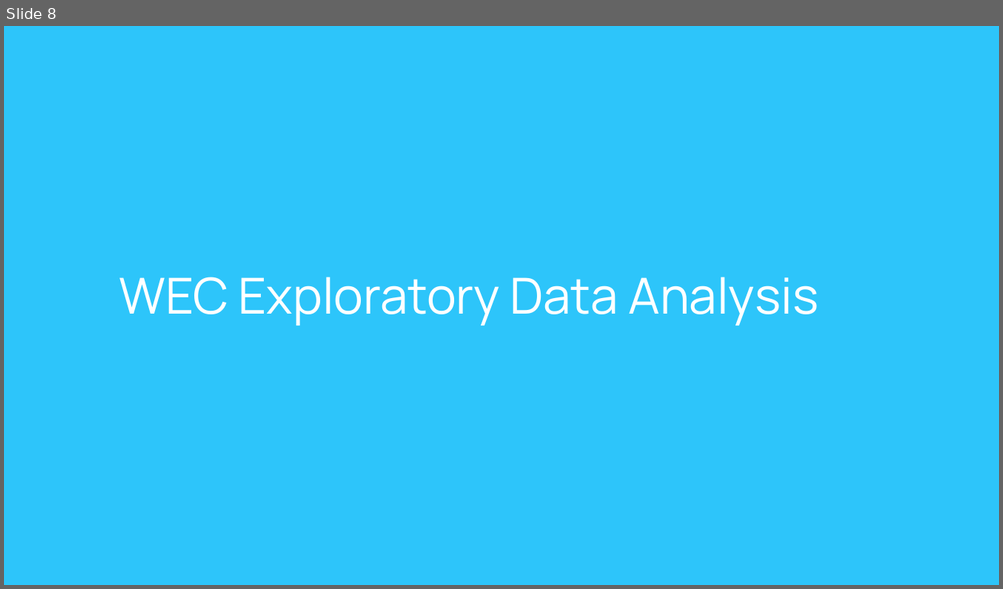
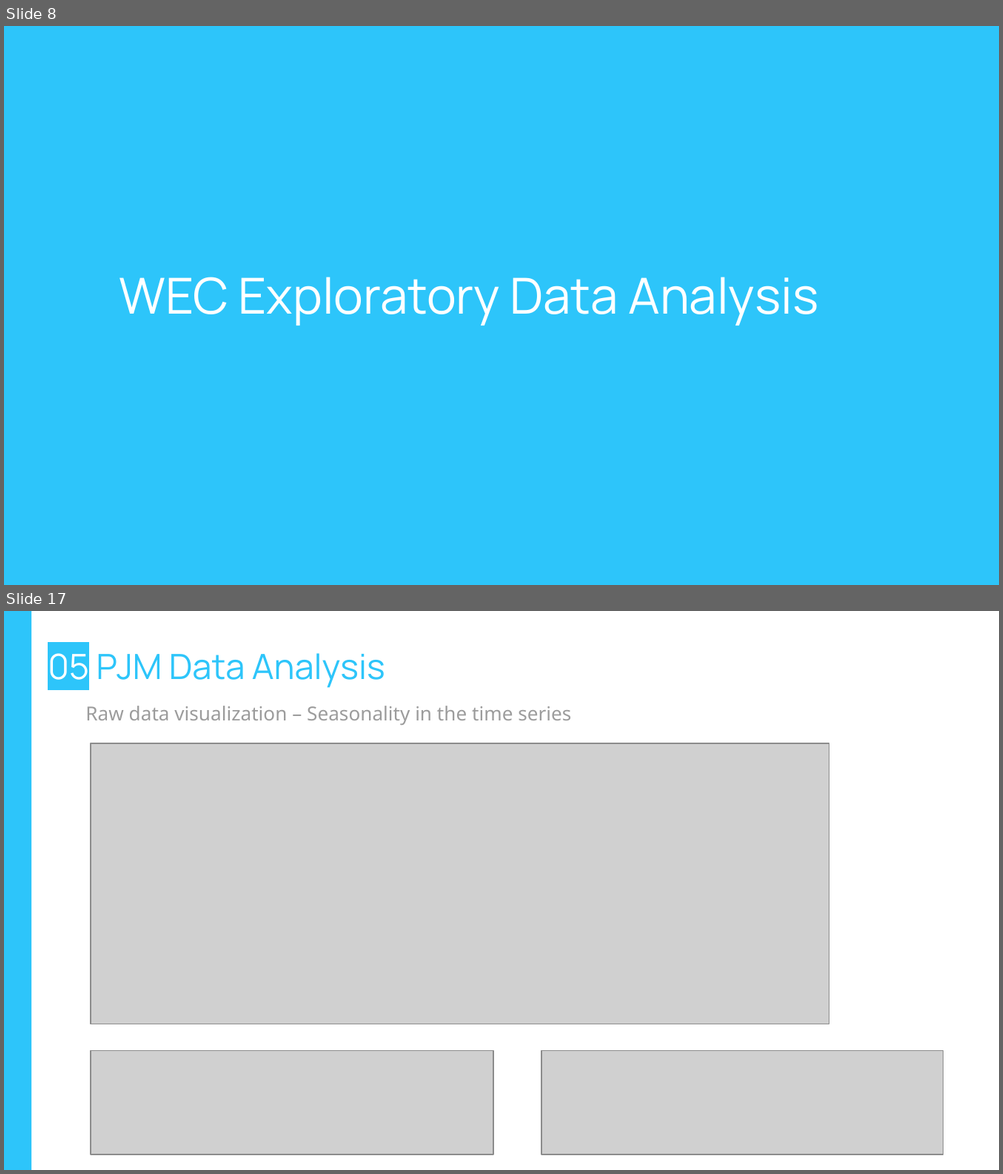
Before and after one commit to Edoardo1996/iornhack-final-project, a slide deck: pres/Ironhac-final-project.pptx. Shown one above the other, each under a label of ours: slide 8 before the commit, slides 8 and 17 after it; the slides between them are not shown. The pictures are 1003x589 and 1003x1174 pixels, drawn with LibreOffice and Linux fonts; fonts in the diff are those of the drawing; grey boxes stand for pictures; background and template pictures are left out. Boxes give left, top, right and bottom in pixels: in the first picture for what was removed or moved away, otherwise in the second. Text is boxed around its words. In the diff, an @@ line names an element or a change of style, - is before the commit and + after.

```diff
--- a/pres/Ironhac-final-project.pptx
+++ b/pres/Ironhac-final-project.pptx
@@ slide 17 added at (4,611,999,1170), background #FFFFFF @@
@@ rectangle added at (4,611,31,1170), fill #2DC5FA @@
@@ title added at (48,653,385,688), 25.2 pt, text #2DC5FA @@
+05 PJM Data Analysis
@@ text added at (85,706,571,725), 14 pt, text #9C9C9C @@
+Raw data visualization – Seasonality in the time series
@@ picture added at (91,743,828,1024) @@
@@ picture added at (91,1051,493,1155) @@
@@ picture added at (541,1051,943,1155) @@
```
Also in this commit, not shown: 6 slides changed, 11 other slides added, 23 slides removed, 3 other files.
